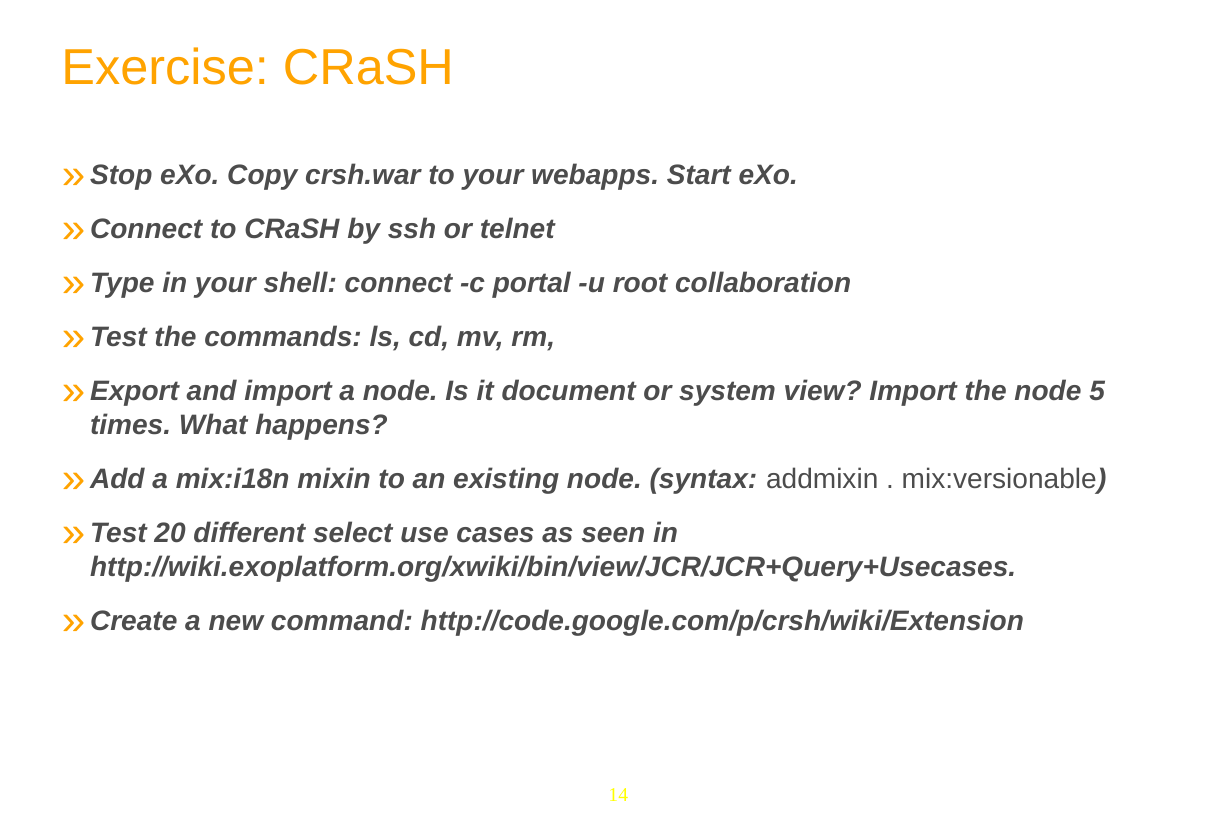
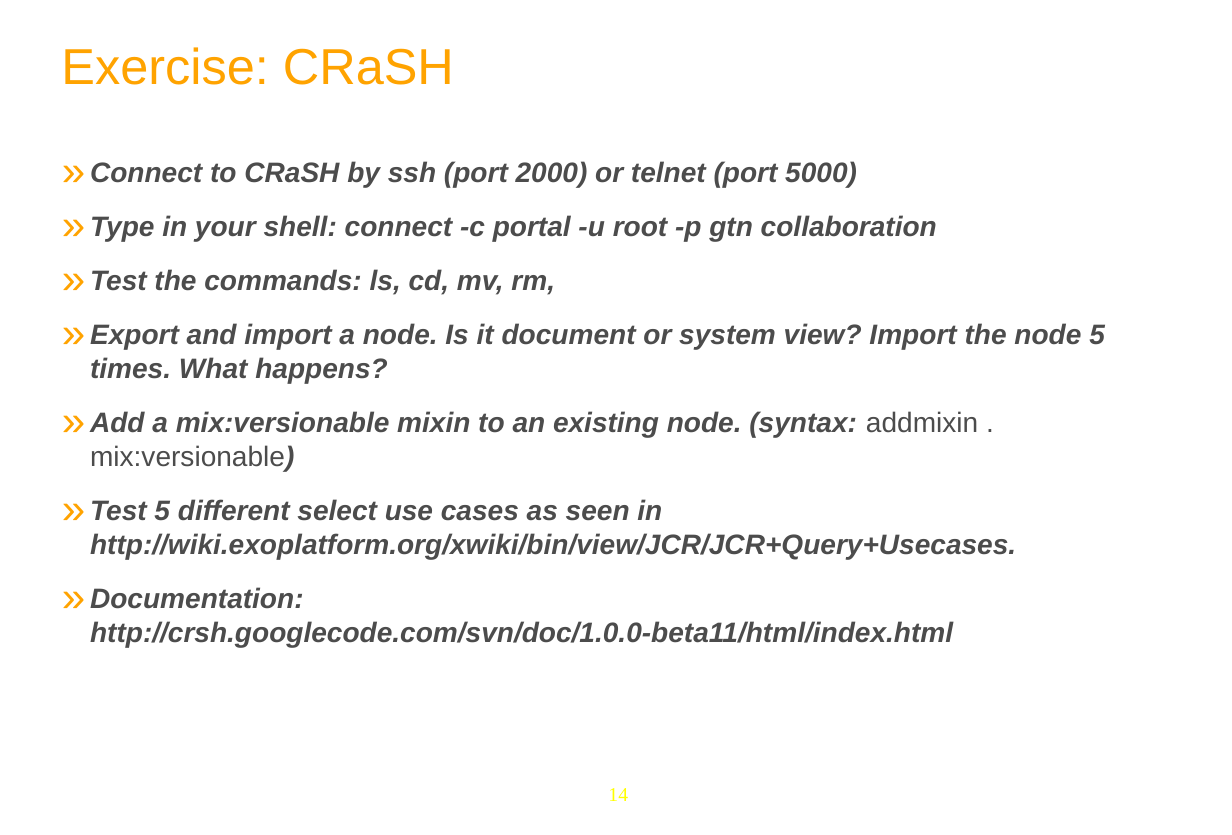
Before and after one commit to anhvurz90/training, a slide deck: slide 14 of exo-developer/420-crash/slides/420-CRaSH-XDev-en.pptx. Drawn at 1232x835 pixels with LibreOffice and Linux fonts; fonts in the diff are those of the drawing; background and template pictures are left out. Boxes give left, top, right and bottom in pixels: in the first picture for what was removed or moved away, otherwise in the second. Text is boxed around its words. In the diff, an @@ line names an element or a change of style, - is before the commit and + after.

```diff
--- a/exo-developer/420-crash/slides/420-CRaSH-XDev-en.pptx
+++ b/exo-developer/420-crash/slides/420-CRaSH-XDev-en.pptx
@@ text at [90, 161, 937, 241]: text changed @@
-» Stop eXo. Copy crsh.war to your webapps. Start eXo.
-» Connect to CRaSH by ssh or telnet
-» Type in your shell: connect -c portal -u root collaboration
+» Connect to CRaSH by ssh (port 2000) or telnet (port 5000)
+» Type in your shell: connect -c portal -u root -p gtn collaboration
@@ text at [90, 411, 1016, 647]: text changed @@
-» Add a mix:i18n mixin to an existing node. (syntax: addmixin . mix:versionable)
-» Test 20 different select use cases as seen in http://wiki.exoplatform.org/xwiki/bin/view/JCR/JCR+Query+Usecases.
-» Create a new command: http://code.google.com/p/crsh/wiki/Extension
+» Add a mix:versionable mixin to an existing node. (syntax: addmixin . mix:versionable)
+» Test 5 different select use cases as seen in http://wiki.exoplatform.org/xwiki/bin/view/JCR/JCR+Query+Usecases.
+» Documentation:
+  http://crsh.googlecode.com/svn/doc/1.0.0-beta11/html/index.html
```
Also in this commit, not shown: 1 other slide changed.
